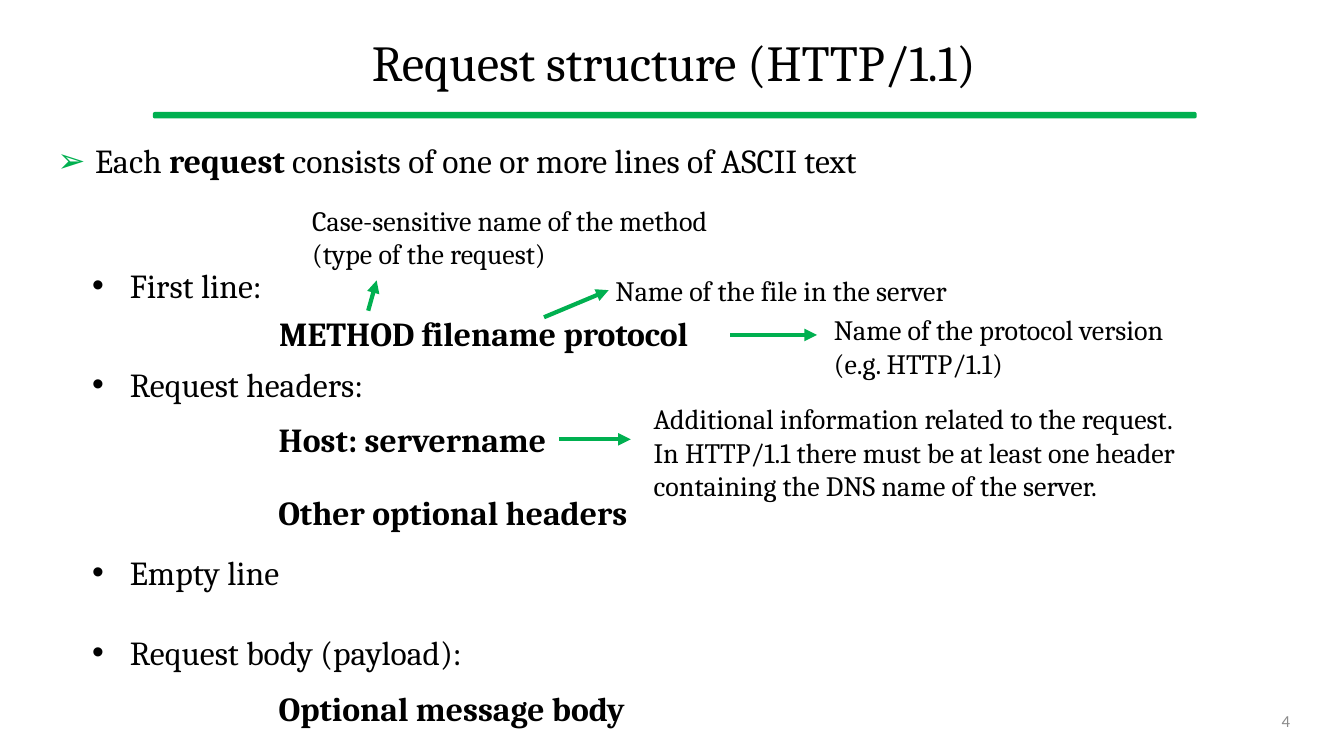
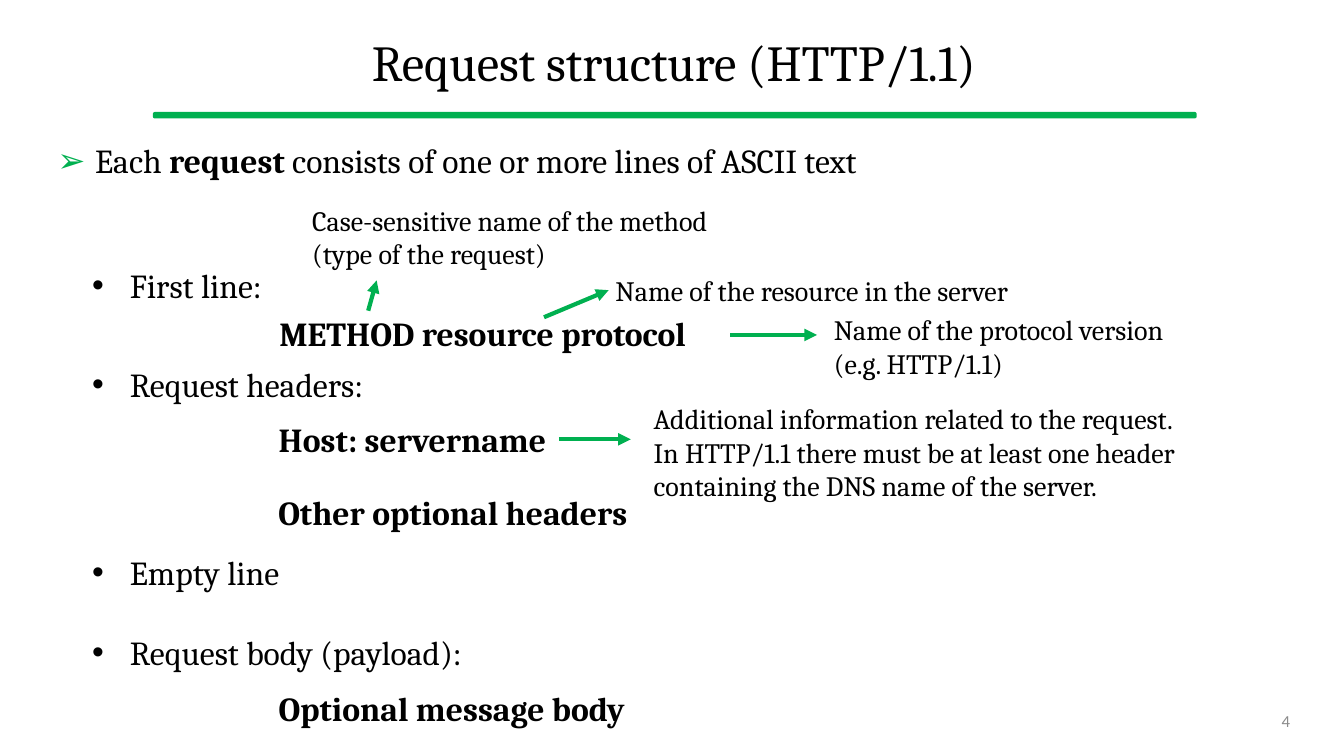
Before and after one commit to gcappon/bwthw, a slide deck: slide 4 of theory_05-http/theory_05-http.pptx. Drawn at 1344x756 pixels with LibreOffice and Linux fonts; fonts in the diff are those of the drawing. Boxes give left, top, right and bottom in pixels: in the first picture for what was removed or moved away, otherwise in the second. Text is boxed around its words. In the diff, an @@ line names an element or a change of style, - is before the commit and + after.

```diff
--- a/theory_05-http/theory_05-http.pptx
+++ b/theory_05-http/theory_05-http.pptx
@@ text at bbox=[615, 281, 1008, 302]: text changed @@
-Name of the file in the server
+Name of the resource in the server
@@ text at bbox=[279, 315, 686, 353]: text changed @@
-METHOD filename protocol
+METHOD resource protocol
```
Also in this commit, not shown: 9 other slides changed, 7 slides added, 2 slides removed, 12 other files.
